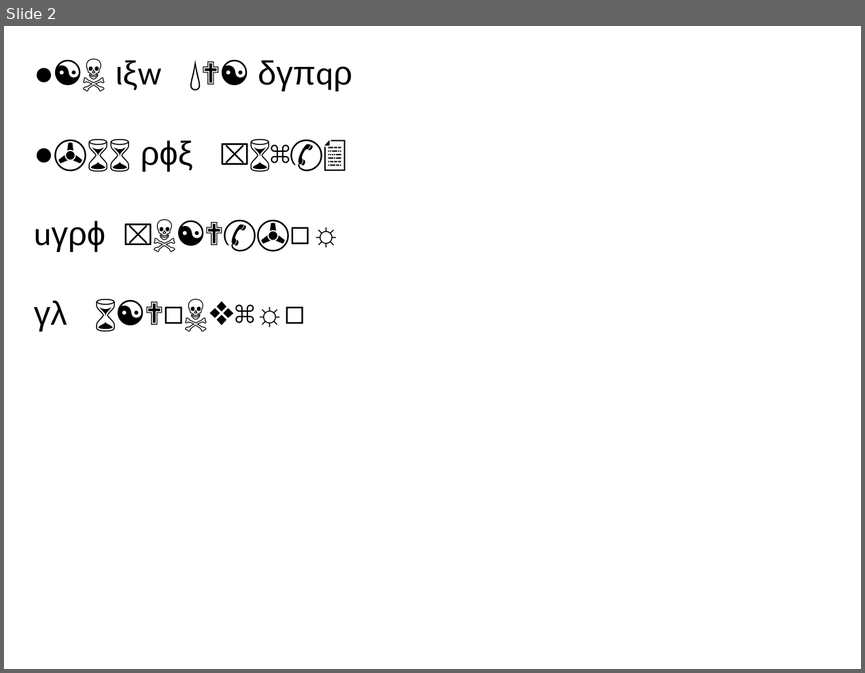
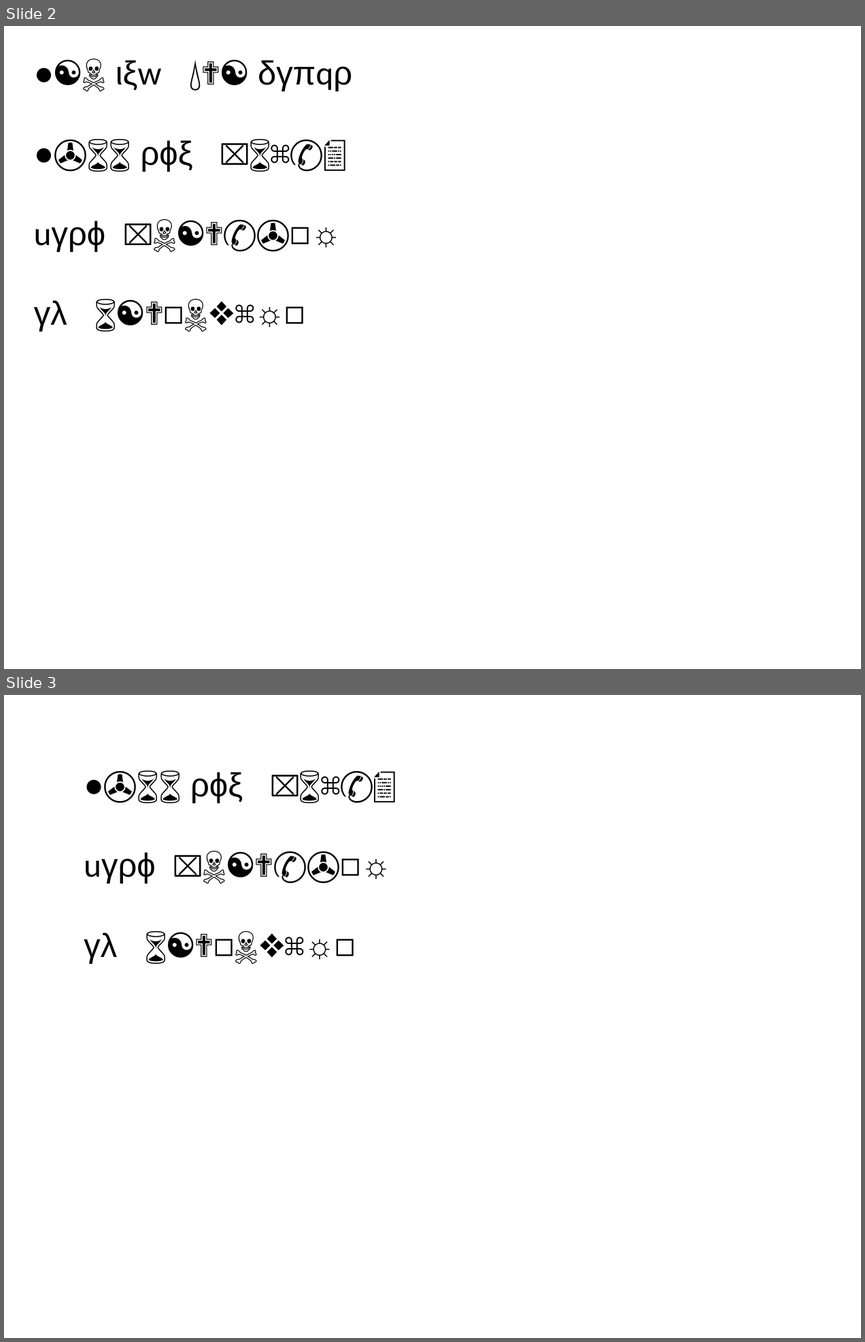
Before and after one commit to wu4f/cyberpdx-crypto, a slide deck: UrbanRace/u2_caesar_steg/u2.pptx. Shown one above the other, each under a label of ours: slide 2 before the commit, slides 2 and 3 after it. The pictures are 865x673 and 865x1342 pixels, drawn with LibreOffice and Linux fonts; fonts in the diff are those of the drawing. Boxes give left, top, right and bottom in pixels: in the first picture for what was removed or moved away, otherwise in the second. Text is boxed around its words. In the diff, an @@ line names an element or a change of style, - is before the commit and + after.

```diff
--- a/UrbanRace/u2_caesar_steg/u2.pptx
+++ b/UrbanRace/u2_caesar_steg/u2.pptx
@@ slide 3 added at (4, 695, 861, 1338), background #FFFFFF @@
@@ text added at (84, 772, 243, 964), 28 pt, text #000000 @@
+●✇⌛⌛ ρϕξ ⌧⌛⌘✆📄
+uγρϕ ⌧☠☯✟✆✇◻☼
+γλ ⌛☯✟◻☠❖⌘☼◻
```
Also in this commit, not shown: 1 slide changed, 14 other files.
